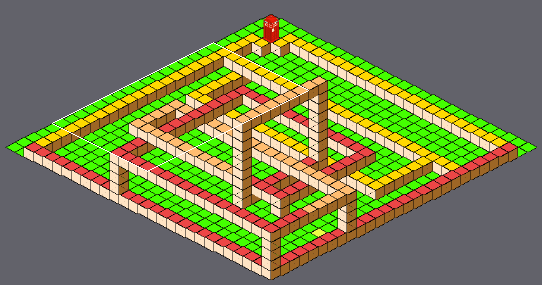
Tiled map (JSON): src/res/maps/level3.json. Above, an overview of the earlier version with the close-up marked.
Close-up. Earlier state:
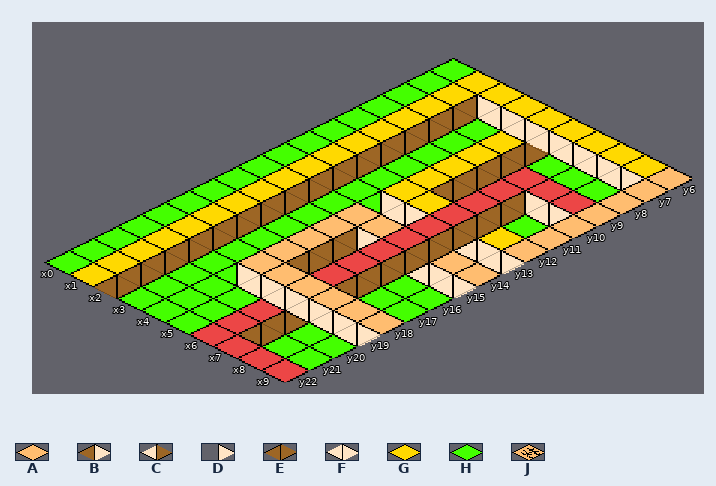
Cells are 32x16 px. Isometric: x runs down to the right, y down to the left. Shown: x 0..9, y 6..22. The commit also changed other parts of the map, which this record leaves out.
Key: from "tileset": A 0, B 1, C 2, D 5, E 7, F 8, G 19, H 240, J 241.
_ is an empty cell.
Layers that did not change in this view are not listed.
Layer "Tile Layer 1" before, first column x 0:
 6 HHJHHHHHHH
 7 HHJJJJJJJJ
 8 HHJHHJHHHH
 9 HHJHHJHHHH
10 HHJHHJHHHH
11 HHJHHJHHHH
12 HHJHHJHHHH
13 HHJHHJJJJJ
14 HHJHHHHHHH
15 HHJHHHHHHH
16 HHJHHHHHHH
17 HHJHHHHHHH
18 HHJHHHHHHH
19 HHJHHHHHHH
20 HHJHHHHHHH
21 HHJHHHHHHH
22 HHJHHHHHHH
Layer "Tile Layer 2" before, first column x 0:
 6 _GGGGGGGGG
 7 _GBFFFFFFF
 8 _GE_GE____
 9 _GE_GE____
10 _GE_GE____
11 _GE_GE____
12 _GE_GGGGGG
13 _GE_DFFFFF
14 _GE_______
15 _GE_______
16 _GE_______
17 _GE_______
18 _GE_______
19 _GE_______
20 _GE_______
21 _GE_______
22 _GE_______
Layer "Tile Layer 5" before, first column x 0:
 6 __________
 7 __________
 8 __________
 9 __________
10 __________
11 __________
12 __________
13 __________
14 ____AAAAAA
15 ____ABFFFF
16 ____AE____
17 ____AE____
18 ____DC____
19 __________
20 __________
21 __________
22 __________
Layer "Tile Layer 8" before, first column x 0:
 6 __________
 7 __________
 8 __________
 9 __________
10 __________
11 __________
12 __________
13 __________
14 __________
15 __________
16 __________
17 __________
18 ____AAAAAA
19 ____DFFFFF
20 __________
21 __________
22 __________
New version:
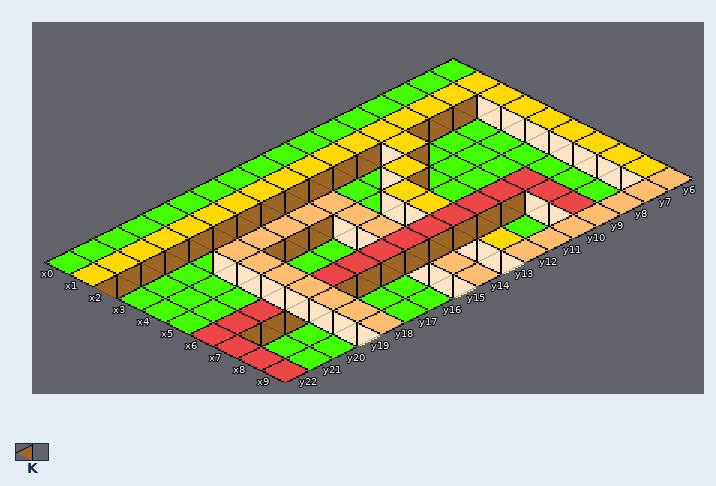
Further tiles: from "tileset": K 3.
Edits made:
Changed rows in their new state; . is an unchanged cell.
Layer "Tile Layer 1":
first column x 3:
 8 ..H
 9 ..H
10 ..H
11 J.H
12 .JH
Layer "Tile Layer 2":
first column x 2:
 8 ..__
 9 ..__
10 GK__
11 BGK_
12 .D..
Layer "Tile Layer 5":
first column x 3:
14 A..
15 ABF
16 AE_
17 AE_
18 DC_
Layer "Tile Layer 8":
first column x 3:
18 A.
19 DF
Boxes around the changes in both close-ups, in picture pixels (x1, y1, x2, y2):
changed: (212, 131, 548, 285)
